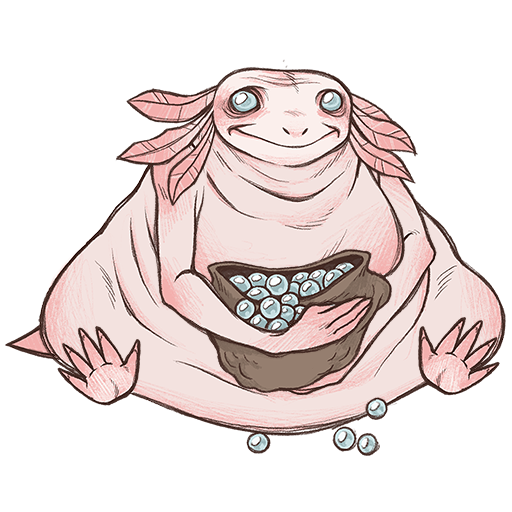
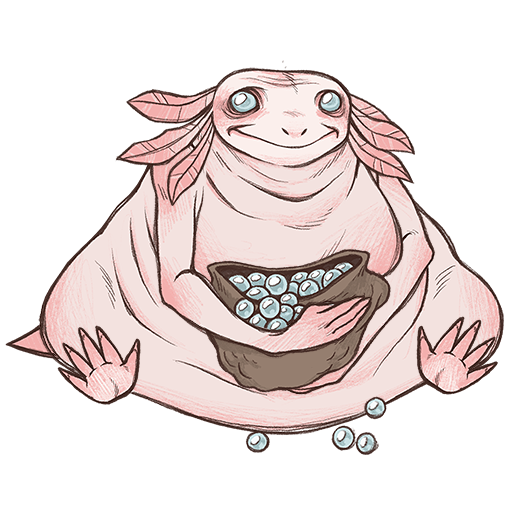
Two versions of the same layered image (512 x 512). Layer-by-layer changes:
painted on "perles" over [245, 396, 388, 456]
painted on "pied droit" over [416, 316, 500, 396]
painted on "pied gauche" over [57, 325, 141, 406]
painted on "tête" over [210, 59, 354, 169]
painted on "branchie gauche 2" over [115, 85, 228, 166]
painted on "branchie gauche 1" over [126, 81, 231, 124]
painted on "branchie gauche 3" over [166, 102, 221, 206]
painted on "branchie droite 2" over [340, 95, 418, 157]
painted on "branchie droite 3" over [338, 106, 416, 184]
painted on "branchie droite 1" over [336, 86, 406, 146]
painted on "bras gauche" over [149, 130, 374, 359]
painted on "sac de billes" over [203, 249, 393, 394]
painted on "gras des boobs" over [168, 78, 405, 308]
painted on "bras droit" over [250, 130, 437, 396]
painted on "corps" over [38, 119, 506, 436]
painted on "queue" over [5, 300, 129, 362]
